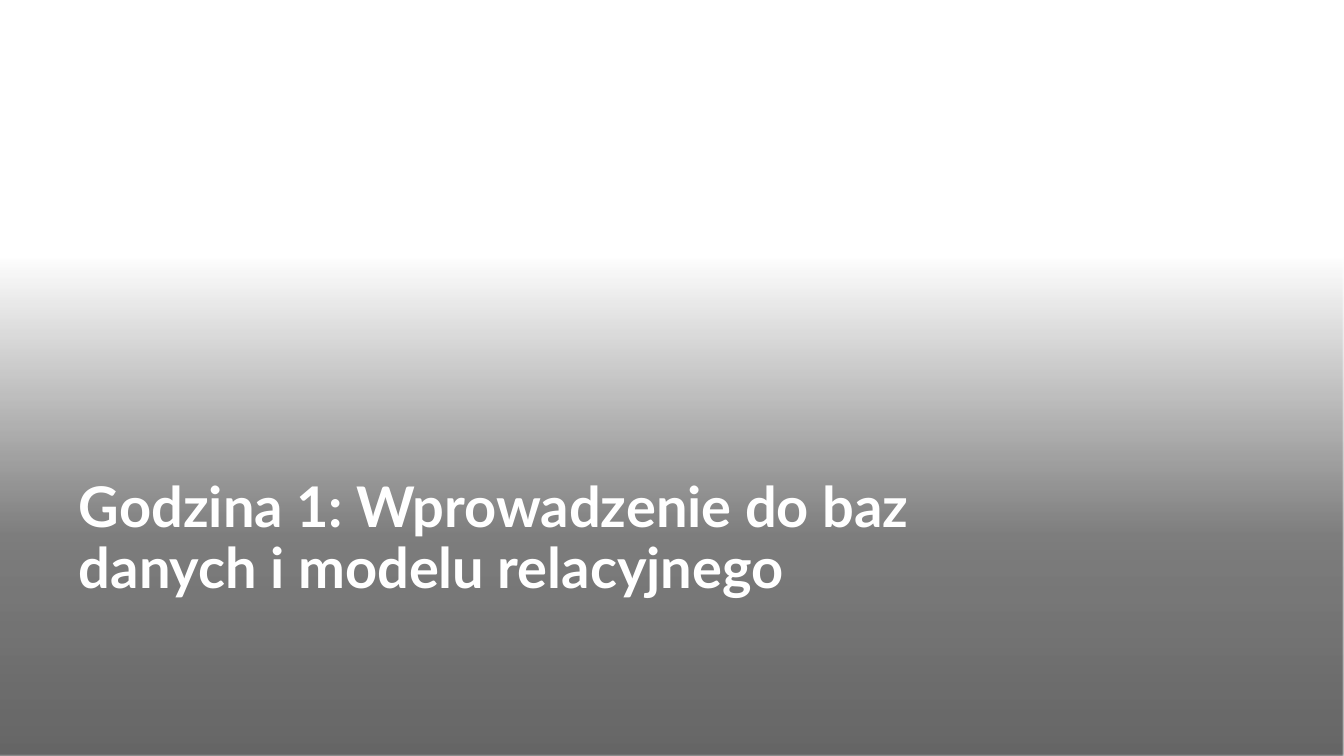
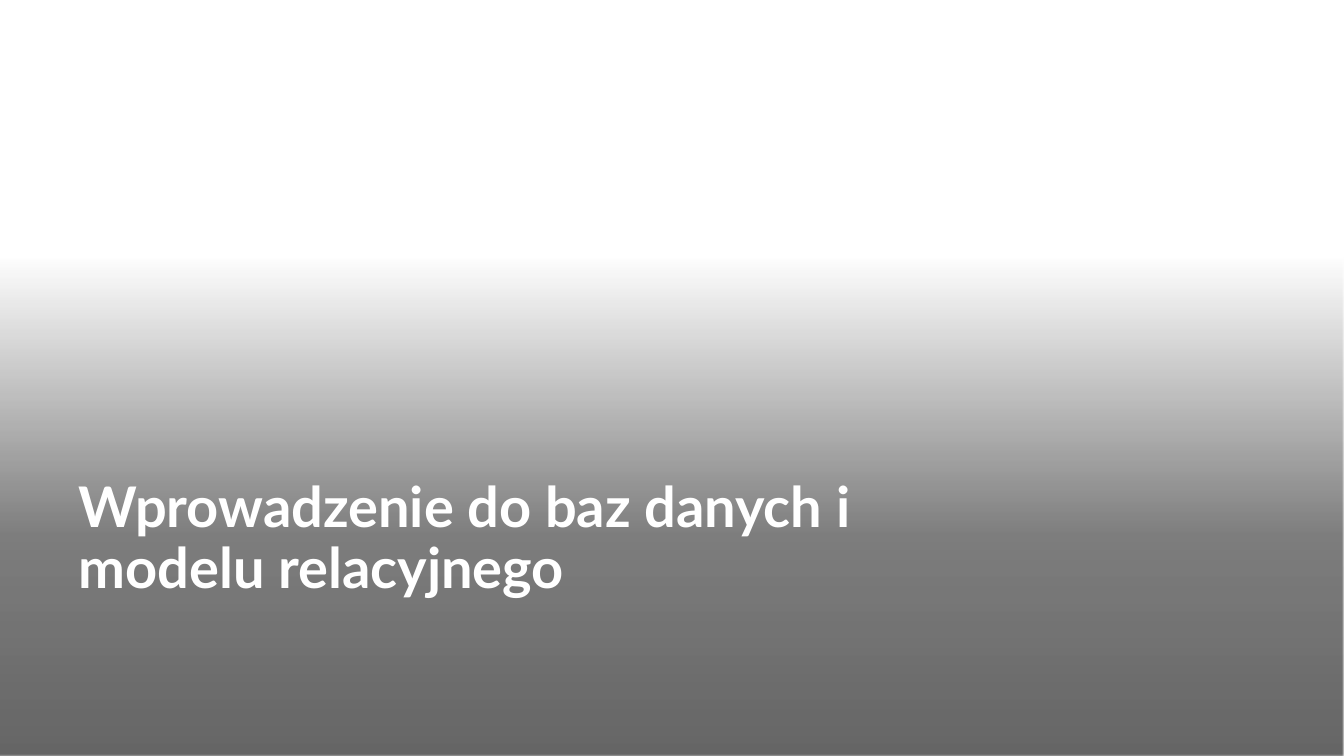
Before and after one commit to Joberooo/Joberooo.github.io, a slide deck: slide 3 of subjects/WWW/Bazy danych - 1 zajęcia.pptx. Drawn at 1344x756 pixels with LibreOffice and Linux fonts; fonts in the diff are those of the drawing; background and template pictures are left out; a plain dark background stands for a picture behind light text. Boxes give left, top, right and bottom in pixels: in the first picture for what was removed or moved away, otherwise in the second. Text is boxed around its words. In the diff, an @@ line names an element or a change of style, - is before the commit and + after.

```diff
--- a/subjects/WWW/Bazy danych - 1 zajęcia.pptx
+++ b/subjects/WWW/Bazy danych - 1 zajęcia.pptx
@@ title at [79,485,850,598]: text changed @@
-Godzina 1: Wprowadzenie do baz danych i modelu relacyjnego
+Wprowadzenie do baz danych i modelu relacyjnego
```
Also in this commit, not shown: 2 other slides changed, 4 other files.
